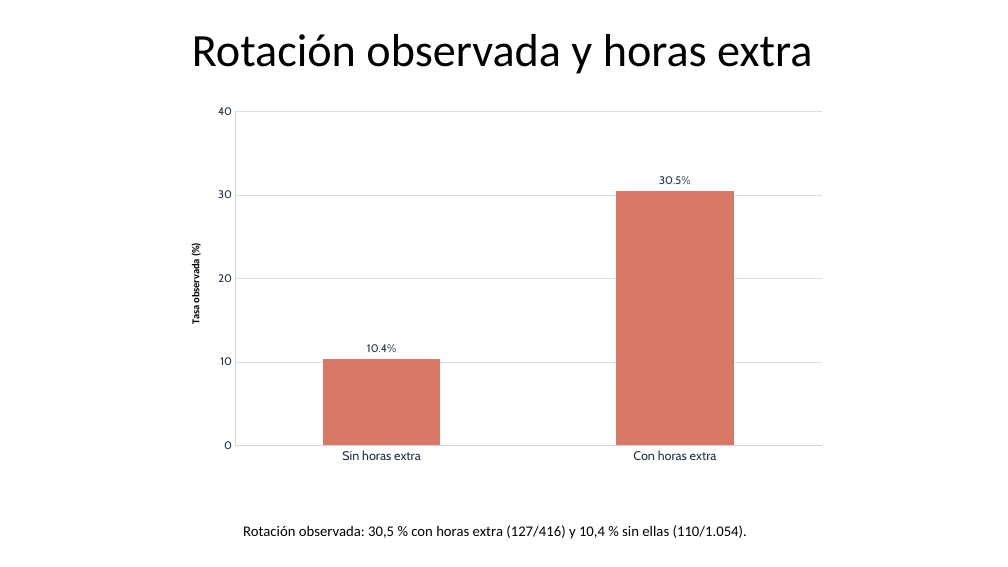
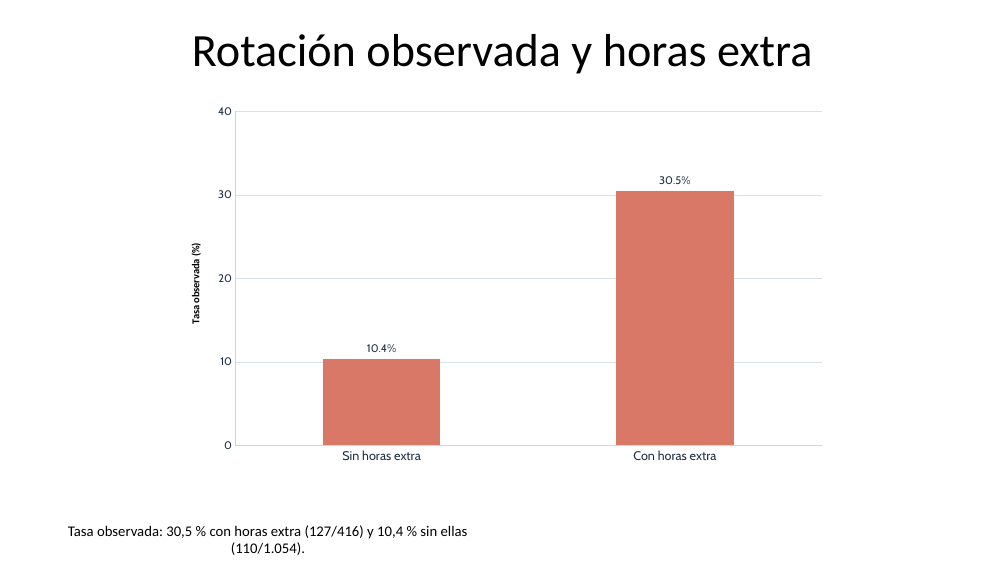
Before and after one commit to gitbeatriz123/Proyecto_Prediccion_Rotacion_Empleados_Beatriz.Velayos, a slide deck: slide 7 of docs/Presentacion_Proyecto_Rotacion.pptx. Drawn at 1008x567 pixels with LibreOffice and Linux fonts; fonts in the diff are those of the drawing. Boxes give left, top, right and bottom in pixels: in the first picture for what was removed or moved away, otherwise in the second. Text is boxed around its words. In the diff, an @@ line names an element or a change of style, - is before the commit and + after.

```diff
--- a/docs/Presentacion_Proyecto_Rotacion.pptx
+++ b/docs/Presentacion_Proyecto_Rotacion.pptx
@@ text at <box>68,525,468,555</box>: text changed @@
-Rotación observada: 30,5 % con horas extra (127/416) y 10,4 % sin ellas (110/1.054).
+Tasa observada: 30,5 % con horas extra (127/416) y 10,4 % sin ellas (110/1.054).
```
Also in this commit, not shown: 7 other slides changed, 18 other files.
